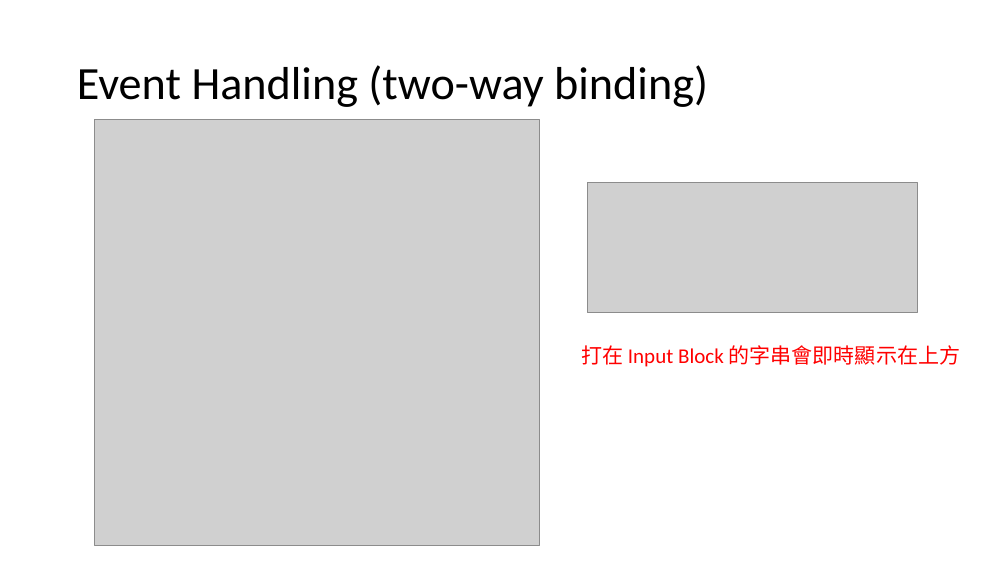
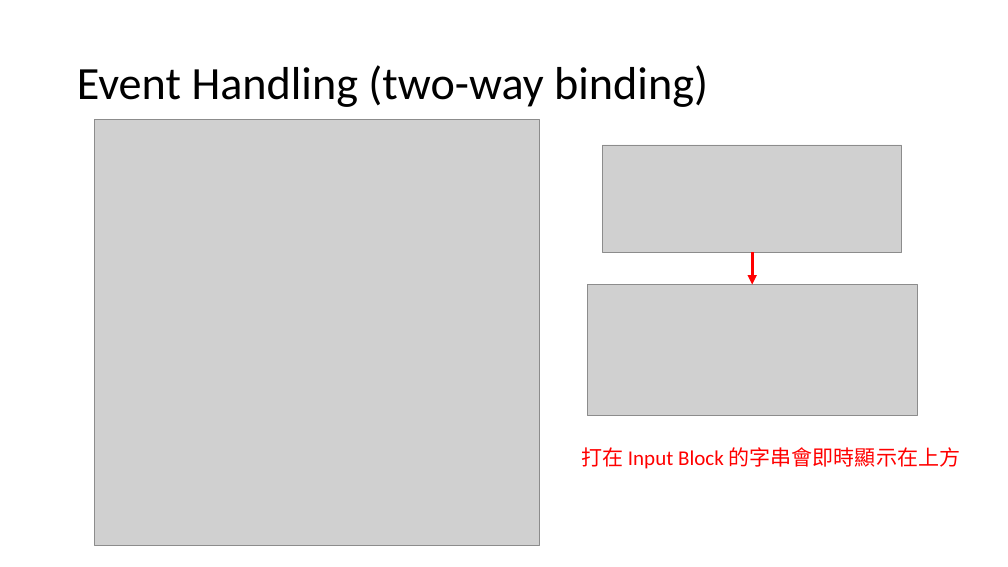
Before and after one commit to michael-ouyang-projects/vue3-practice, a slide deck: slide 22 of VUE3.pptx. Drawn at 1008x567 pixels with LibreOffice and Linux fonts; fonts in the diff are those of the drawing; grey boxes stand for pictures. Boxes give left, top, right and bottom in pixels: in the first picture for what was removed or moved away, otherwise in the second. Text is boxed around its words. In the diff, an @@ line names an element or a change of style, - is before the commit and + after.

```diff
--- a/VUE3.pptx
+++ b/VUE3.pptx
@@ picture added at [603,145,901,253] @@
@@ arrow added from (752, 253) to (752, 284), #FF0000 3 pt @@
@@ picture: place and size @@
-picture at [588,182,917,313]
+picture at [588,284,917,415]
@@ text "打在 Input Block 的字串會即時顯示在上方": place and size @@
-text "打在 Input Block 的字串會即時顯示在上方" at [581,345,960,367]
+text "打在 Input Block 的字串會即時顯示在上方" at [581,447,960,469]
```
Also in this commit, not shown: 10 other slides changed, 4 slides added.
